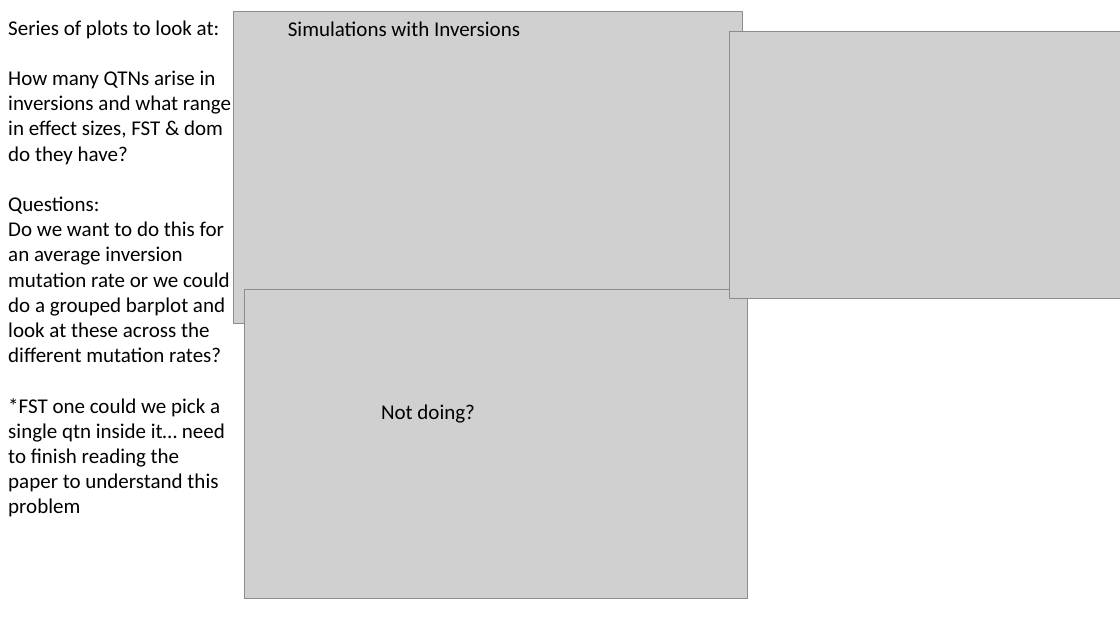
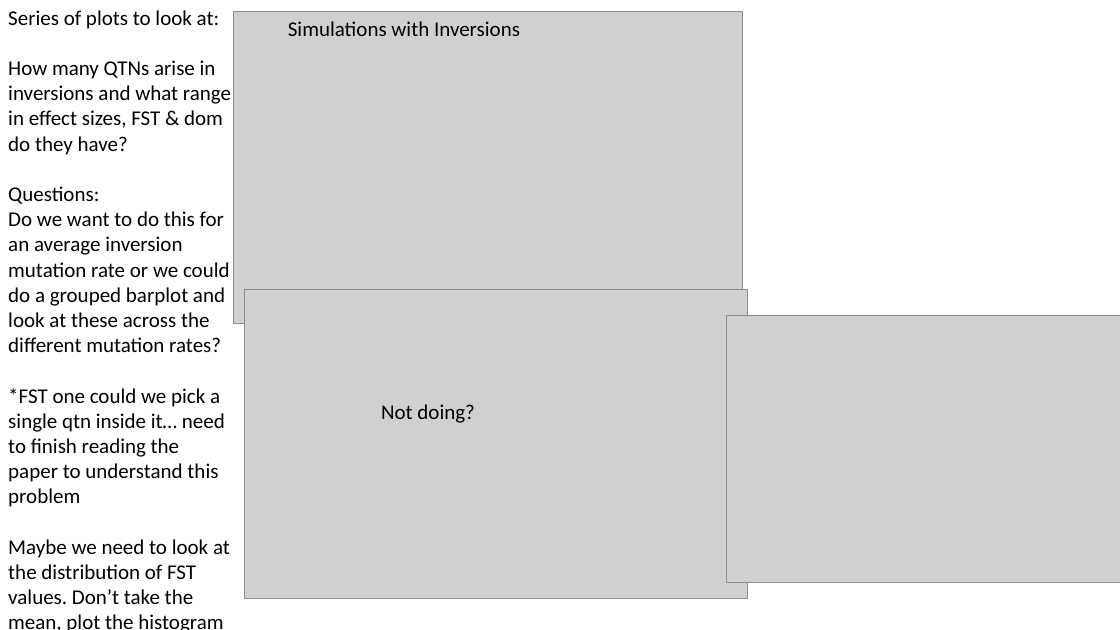
Before and after one commit to SaraSchaal/CoreSim_QTL, a slide deck: slide 2 of figures/Practice/InversionSimulation_playPlots.pptx. Drawn at 1120x630 pixels with LibreOffice and Linux fonts; fonts in the diff are those of the drawing; grey boxes stand for pictures. Boxes give left, top, right and bottom in pixels: in the first picture for what was removed or moved away, otherwise in the second. Text is boxed around its words. In the diff, an @@ line names an element or a change of style, - is before the commit and + after.

```diff
--- a/figures/Practice/InversionSimulation_playPlots.pptx
+++ b/figures/Practice/InversionSimulation_playPlots.pptx
@@ text "Series of plots to look ...": place and size @@
-text "Series of plots to look ..." at (8,20,231,517)
+text "Series of plots to look ..." at (8,10,231,630)
@@ picture: place and size @@
-picture at (729,32,1120,299)
+picture at (727,315,1120,582)
@@ text at (8,539,230,630): paragraph added @@
+Maybe we need to look at the distribution of FST values. Don’t take the mean, plot the histogram
```
Also in this commit, not shown: 2 other slides changed, 41 other files.
